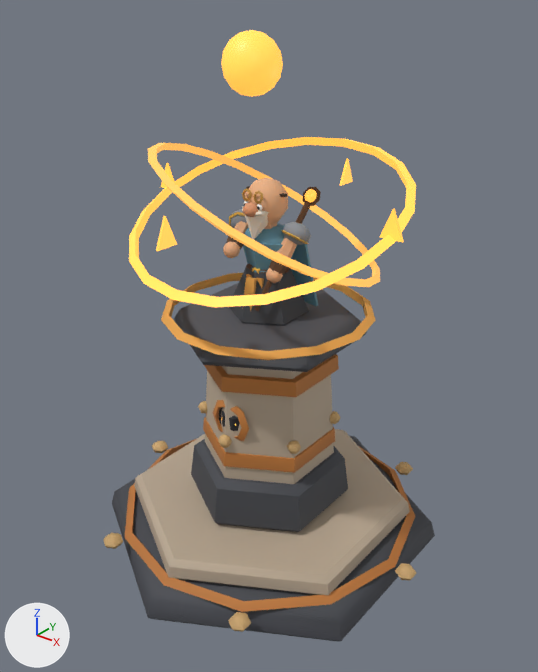
The glTF model assets/3d/tours/nains-9.glb: old version first, new version second.
Rendered twice from a camera (50 mm lens) standing at (0.967, -1.206, 1.294) and looking at (0.015, -0.016, 0.556). Arrows for +X, +Y and +Z are at lower left; the lights stay in place. The first picture is the older version. Where no turn or scale is listed for an object, it has been applied to the vertices. Vertices at exactly the same position are counted once.

Script lines for the objects in view, before the commit:
```python
me_anneaua = bpy.data.meshes.new('AnneauA')
me_anneaua.from_pydata(...)  # 84 vertices, 152 faces; spans x -0.325..0.325, y -0.325..0.325, z -0.111..0.111
me_anneaua.materials.append(mat_lueur_ffb148)  # orange #ffb347, glowing orange #ffb347
me_balcon = bpy.data.meshes.new('Balcon')
me_balcon.from_pydata(...)  # 510 vertices, 940 faces; spans x -0.422..0.422, y -0.426..0.426, z -0.56..0.061
me_balcon.materials.append(mat_peint)
me_bande = bpy.data.meshes.new('Bande')
me_bande.from_pydata(...)  # 128 vertices, 224 faces; spans x -0.092..0.092, y -0.025..0.16, z -0.049..0.153
me_bande.materials.append(mat_peint)
ob_anneaux_lueur = bpy.data.objects.new('Anneaux_lueur', me_anneaua)
ob_anneaux_lueur.location = (0.0, 0.0, 0.84)
ob_buste_peint = bpy.data.objects.new('Buste_peint', me_bande)
ob_buste_peint.location = (0.0, -0.067, 0.662)
ob_nains_9_peint = bpy.data.objects.new('nains_9_peint', me_balcon)
ob_nains_9_peint.location = (0.0, 0.0, 0.56)
# also in view: 'AnneauB' at (0.0, 0.0, 0.84); 'Crane_peint' at (0.0, -0.017, 0.85); 'OrbeMagique' at (0.0, -0.05, 1.14); 'BrasD_peint' at (0.07, -0.015, 0.766)
```
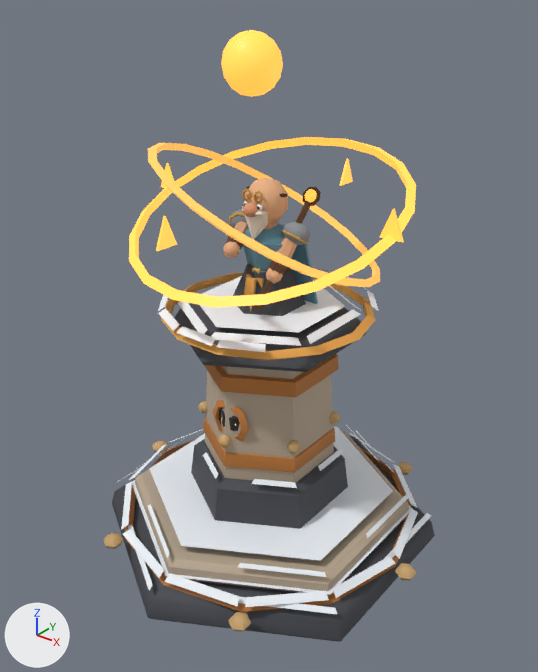
Edits to the scene script, one JSON object a line:
```json
{"block": "me_balcon", "where": "# used by ob_nains_9_peint; location = (0.0, 0.0, 0.56)"}
{"op": "remove", "block": "me_balcon", "code": "me_balcon.from_pydata(...)  # 510 vertices, 940 faces; spans x -0.422..0.422, y -0.426..0.426, z -0.56..0.061"}
{"op": "add", "block": "me_balcon", "code": "me_balcon.from_pydata(...)  # 752 vertices, 1068 faces; spans x -0.422..0.422, y -0.426..0.426, z -0.56..0.079"}
{"block": "me_balcon", "change": "me_balcon part 1"}
{"block": "me_balcon", "change": "242 vertices are added at x -0.377..0.377, y -0.412..0.412, z -0.48..0.079"}
{"block": "me_balcon", "change": "128 new faces join them"}
```

Pixel boxes (x1, y1, x2, y2) of what changed, in the pictures (538 x 672 px):
```json
{"object": "nains_9_peint", "change": "reshaped", "before": [103, 273, 435, 642], "after": [103, 266, 435, 642]}
{"part": 1, "of": "me_balcon", "change": "added", "after": [119, 266, 431, 614]}
```
